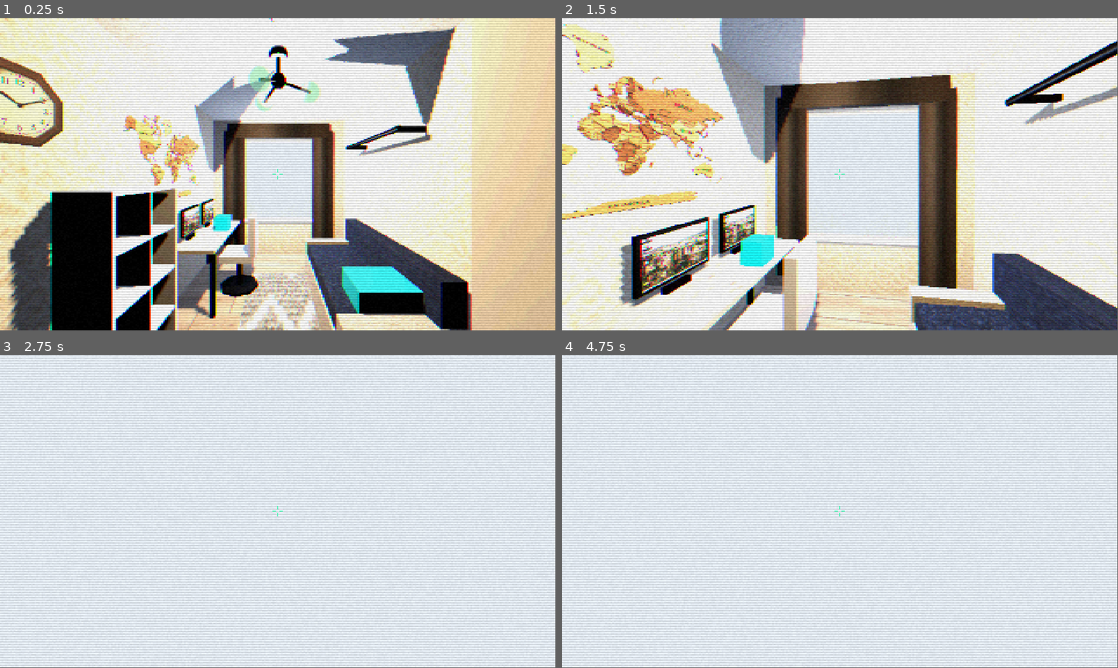
Above: before the commit, frames 1-4 (two rows, left to right).
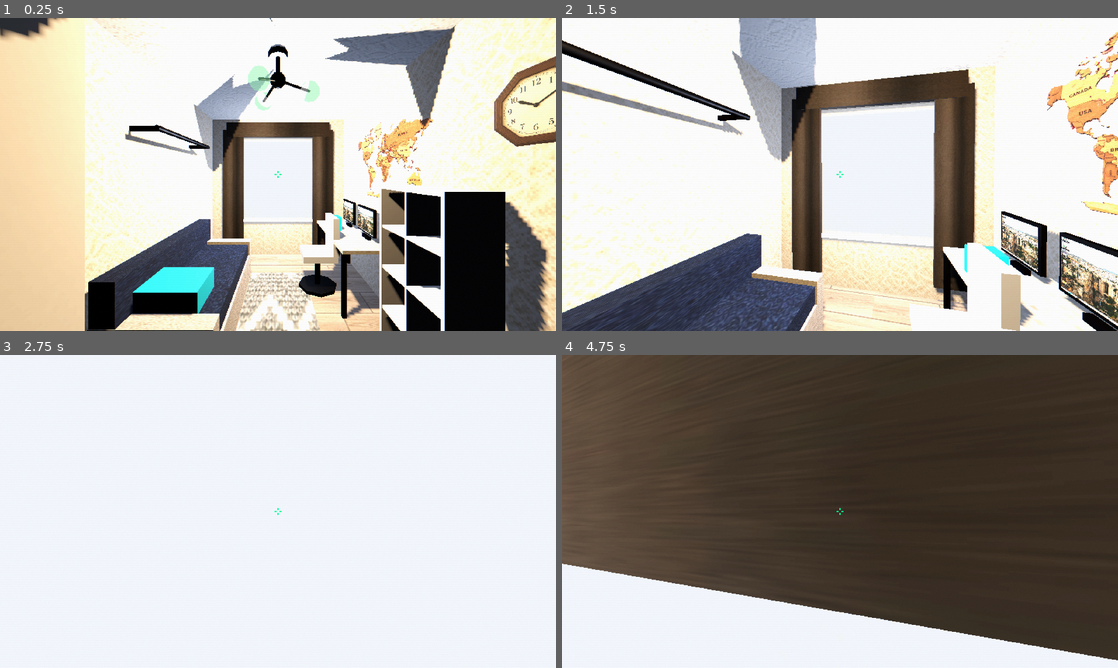
Above: after the commit, the same moments.

Repository: Dauntess-Alexandro/Room45
Game: Godot game, scene res://main.tscn
The game is run twice, just before and just after one commit, with the same random seed, the same clock (stepped at 60 frames per second) and the same inputs.
Inputs (mouse positions are in pixels of both pictures, inside the frame that each line leads up to):
- Up to frame 1 (0.25 s): no input
- Up to frame 2 (1.5 s): tap Enter at 0.5 s; move the mouse to (867, 171) at 0.52 s; hold Ctrl (crouch) 0.53-1.28 s; hold W (move_forward) from 0.53 s (still down); tap Space (jump) at 0.77 s; move the mouse to (812, 174) at 1.27 s; tap E (interact) at 1.35 s
- Up to frame 3 (2.75 s): keep holding W (move_forward); tap Space (jump) at 1.52 s; move the mouse to (289, 505) at 2.02 s; hold Shift (sprint) from 2.03 s (still down)
- Up to frame 4 (4.75 s): keep holding W (move_forward); tap Space (jump) at 2.75, 3.02, 3.77, 4.52 s; move the mouse to (834, 514) at 2.77 s; release Shift (sprint) at 2.78 s; tap Ctrl (crouch) at 2.85 s; move the mouse to (878, 514) at 3.52 s; tap E (interact) at 3.6 s; move the mouse to (795, 508) at 4.27 s; tap Shift (sprint) at 4.35 s
In our replay, the window is 799x449 before the commit and 800x450 after it. These sizes can differ from the game's own. Grey fills any space a smaller window leaves; there, only what the larger window draws over its background counts as a difference.

The runs differ from the first frame. In frame 1, 68% of the frame differs, in the area x 0-100%, y 0-100%; in frame 2, 65%; in frame 3, 41%; in frame 4, 89%.

Commit message:
Refactor furniture layout and update materials for a softer retro aesthetic. Adjusted texture filtering to linear for improved visual quality and modified furniture positions to better match real-world counterparts. Enhanced shader parameters for a more refined retro effect.

Diff:
--- a/furniture.gd
+++ b/furniture.gd
@@ -37,7 +37,7 @@
 func _tex(path: String, scale := Vector3.ONE, rough := 1.0) -> StandardMaterial3D:
 	var m := StandardMaterial3D.new()
 	m.albedo_texture = load(path)
-	m.texture_filter = BaseMaterial3D.TEXTURE_FILTER_NEAREST   # crisp PS1 pixels
+	m.texture_filter = BaseMaterial3D.TEXTURE_FILTER_LINEAR    # soft retro, not crunchy nearest
 	m.roughness = rough
 	m.metallic = 0.0
 	m.uv1_scale = scale
@@ -47,7 +47,7 @@
 func _col(color: Color, rough := 0.8, metallic := 0.0) -> StandardMaterial3D:
 	var m := StandardMaterial3D.new()
 	m.albedo_color = color
-	m.texture_filter = BaseMaterial3D.TEXTURE_FILTER_NEAREST
+	m.texture_filter = BaseMaterial3D.TEXTURE_FILTER_LINEAR
 	m.roughness = rough
 	m.metallic = metallic
 	return m
@@ -149,7 +149,7 @@
 	mi.mesh = qm
 	var m := StandardMaterial3D.new()
 	m.albedo_texture = load(path)
-	m.texture_filter = BaseMaterial3D.TEXTURE_FILTER_NEAREST
+	m.texture_filter = BaseMaterial3D.TEXTURE_FILTER_LINEAR
 	m.transparency = BaseMaterial3D.TRANSPARENCY_ALPHA_SCISSOR
 	m.alpha_scissor_threshold = 0.5
 	m.cull_mode = BaseMaterial3D.CULL_DISABLED
@@ -199,7 +199,7 @@
 	var desk := Node3D.new()
 	desk.name = "Desk"
 	add_child(desk)
-	var cx := -HALF_W + 0.30   # against the west wall
+	var cx := HALF_W - 0.30    # desk on the east wall (matches the real room)
 	var cz := -1.20            # near the window end
 	# Top.
 	_box(desk, Vector3(0.6, 0.04, 1.5), Vector3(cx, 0.74, cz), _mats["counter"], "Top")
@@ -212,14 +212,14 @@
 
 
 func _build_monitors(parent: Node3D, cx: float, cz: float) -> void:
-	# Two monitors on the desk, screens facing +X (toward the chair).
+	# Two monitors on the desk, screens facing -X (toward the chair).
 	for mz in [cz - 0.35, cz + 0.30]:
-		var px := cx - 0.16
+		var px := cx + 0.16
 		# Stand + bezel.
 		_box(parent, Vector3(0.04, 0.04, 0.18), Vector3(px, 0.78, mz), _mats["metal"], "MonStand")
 		_box(parent, Vector3(0.03, 0.34, 0.5), Vector3(px, 1.0, mz), _mats["metal"], "MonBezel")
-		# Glowing screen quad on the +X face (emissive screen material).
-		var scr := _decal(parent, "res://tex_monitor.jpg", Vector2(0.46, 0.30), Vector3(px + 0.02, 1.0, mz), Vector3(0, 90, 0), "Screen")
+		# Glowing screen quad on the -X face (emissive screen material).
+		var scr := _decal(parent, "res://tex_monitor.jpg", Vector2(0.46, 0.30), Vector3(px - 0.02, 1.0, mz), Vector3(0, -90, 0), "Screen")
 		scr.material_override = _mats["screen"]
 
 
@@ -227,7 +227,7 @@
 	var chair := Node3D.new()
 	chair.name = "Chair"
 	add_child(chair)
-	var cx := -0.55
+	var cx := 0.55
 	var cz := -1.05
 	_box(chair, Vector3(0.45, 0.08, 0.45), Vector3(cx, 0.5, cz), _mats["chair"], "Seat")
 	_box(chair, Vector3(0.08, 0.5, 0.45), Vector3(cx + 0.20, 0.78, cz), _mats["chair"], "Back")
@@ -236,11 +236,11 @@
 
 
 func _build_shelf() -> void:
-	# White cube shelf (Kallax-style), west wall, between desk and door end.
+	# White cube shelf (Kallax-style), east wall, between desk and door end.
 	var shelf := Node3D.new()
 	shelf.name = "Shelf"
 	add_child(shelf)
-	var cx := -HALF_W + 0.175
+	var cx := HALF_W - 0.175
 	var cz := 0.25
 	var t := 0.03
 	var mat: Material = _mats["shelf"]
@@ -249,7 +249,7 @@
 	_box(shelf, Vector3(0.35, t, 0.75), Vector3(cx, 1.485, cz), mat, "Top")
 	_box(shelf, Vector3(0.35, 1.5, t), Vector3(cx, 0.75, cz - 0.36), mat, "SideA")
 	_box(shelf, Vector3(0.35, 1.5, t), Vector3(cx, 0.75, cz + 0.36), mat, "SideB")
-	_box(shelf, Vector3(0.04, 1.5, 0.75), Vector3(cx - 0.155, 0.75, cz), mat, "Back")
+	_box(shelf, Vector3(0.04, 1.5, 0.75), Vector3(cx + 0.155, 0.75, cz), mat, "Back")
 	# Internal grid -> 2 columns x 4 rows of cubbies.
 	_box(shelf, Vector3(0.33, 1.5, t), Vector3(cx, 0.75, cz), mat, "Divider")
 	for y in [0.375, 0.75, 1.125]:
@@ -258,30 +258,30 @@
 
 
 func _build_wardrobe() -> void:
-	# Tall cream wardrobe, east wall near the door corner.
+	# Tall cream wardrobe, west wall near the door corner.
 	var w := Node3D.new()
 	w.name = "Wardrobe"
 	add_child(w)
-	var cx := HALF_W - 0.275
+	var cx := -HALF_W + 0.275
 	var cz := 1.50
 	_box(w, Vector3(0.55, 2.3, 1.0), Vector3(cx, 1.15, cz), _mats["wardrobe"], "Body")
 	# Door seam + two handles.
 	_box(w, Vector3(0.56, 2.3, 0.02), Vector3(cx, 1.15, cz), _mats["metal"], "Seam")
-	_box(w, Vector3(0.04, 0.18, 0.03), Vector3(cx - 0.28, 1.2, cz - 0.06), _mats["metal"], "HandleA")
-	_box(w, Vector3(0.04, 0.18, 0.03), Vector3(cx - 0.28, 1.2, cz + 0.06), _mats["metal"], "HandleB")
+	_box(w, Vector3(0.04, 0.18, 0.03), Vector3(cx + 0.28, 1.2, cz - 0.06), _mats["metal"], "HandleA")
+	_box(w, Vector3(0.04, 0.18, 0.03), Vector3(cx + 0.28, 1.2, cz + 0.06), _mats["metal"], "HandleB")
 	_collider(w, Vector3(0.55, 2.3, 1.0), Vector3(cx, 1.15, cz), "WardrobeBody")
 
 
 func _build_sofa() -> void:
-	# Blue day-bed / sofa, east wall.
+	# Blue day-bed / sofa, west wall.
 	var s := Node3D.new()
 	s.name = "Sofa"
 	add_child(s)
-	var cx := HALF_W - 0.45
+	var cx := -HALF_W + 0.45
 	var cz := -0.55
 	_box(s, Vector3(0.85, 0.35, 1.95), Vector3(cx, 0.175, cz), _mats["sofa_beige"], "Base")
 	_box(s, Vector3(0.8, 0.16, 1.9), Vector3(cx, 0.43, cz), _mats["sofa_navy"], "Seat")
-	_box(s, Vector3(0.18, 0.55, 1.95), Vector3(cx + 0.33, 0.6, cz), _mats["sofa_navy"], "Back")
+	_box(s, Vector3(0.18, 0.55, 1.95), Vector3(cx - 0.33, 0.6, cz), _mats["sofa_navy"], "Back")
 	# Arms at both ends.
 	for az in [cz - 0.9, cz + 0.9]:
 		_box(s, Vector3(0.85, 0.45, 0.16), Vector3(cx, 0.33, az), _mats["sofa_beige"], "Arm")
@@ -291,14 +291,14 @@
 
 
 func _build_pullup_bar() -> void:
-	# Black wall-mounted pull-up bar above the sofa (east wall).
+	# Black wall-mounted pull-up bar above the sofa (west wall).
 	var bar := Node3D.new()
 	bar.name = "PullUpBar"
 	add_child(bar)
-	var wall_x := HALF_W - 0.01
+	var wall_x := -HALF_W + 0.01
 	for bz in [-1.2, 0.0]:
-		_box(bar, Vector3(0.28, 0.04, 0.04), Vector3(wall_x - 0.14, 2.0, bz), _mats["metal"], "Bracket")
-	_rod(bar, Vector3(wall_x - 0.26, 2.0, -1.25), Vector3(wall_x - 0.26, 2.0, 0.05), 0.025, _mats["metal"], "Bar")
+		_box(bar, Vector3(0.28, 0.04, 0.04), Vector3(wall_x + 0.14, 2.0, bz), _mats["metal"], "Bracket")
+	_rod(bar, Vector3(wall_x + 0.26, 2.0, -1.25), Vector3(wall_x + 0.26, 2.0, 0.05), 0.025, _mats["metal"], "Bar")
 
 
 func _build_window() -> void:
@@ -335,8 +335,8 @@
 
 
 func _build_decals() -> void:
-	# Wall art on the west wall (faces +X into the room).
-	var x := -HALF_W + 0.015
-	_decal(self, "res://decal_worldmap.png", Vector2(1.6, 0.95), Vector3(x, 1.78, -0.7), Vector3(0, 90, 0), "WorldMap")
-	_decal(self, "res://decal_clock.png", Vector2(0.4, 0.4), Vector3(x, 1.95, 0.78), Vector3(0, 90, 0), "Clock")
-	_decal(self, "res://decal_frames.png", Vector2(0.62, 0.5), Vector3(x, 1.68, 1.35), Vector3(0, 90, 0), "Frames")
+	# Wall art on the east wall above the desk (faces -X into the room).
+	var x := HALF_W - 0.015
+	_decal(self, "res://decal_worldmap.png", Vector2(1.6, 0.95), Vector3(x, 1.78, -0.7), Vector3(0, -90, 0), "WorldMap")
+	_decal(self, "res://decal_clock.png", Vector2(0.4, 0.4), Vector3(x, 1.95, 0.78), Vector3(0, -90, 0), "Clock")
+	_decal(self, "res://decal_frames.png", Vector2(0.62, 0.5), Vector3(x, 1.68, 1.35), Vector3(0, -90, 0), "Frames")
--- a/main.tscn
+++ b/main.tscn
@@ -13,7 +13,7 @@
 
 [sub_resource type="StandardMaterial3D" id="WallMat"]
 albedo_texture = ExtResource("4_wall")
-texture_filter = 0
+texture_filter = 1
 roughness = 1.0
 metallic = 0.0
 uv1_triplanar = true
@@ -22,7 +22,7 @@
 
 [sub_resource type="StandardMaterial3D" id="FloorMat"]
 albedo_texture = ExtResource("5_floor")
-texture_filter = 0
+texture_filter = 1
 roughness = 1.0
 metallic = 0.0
 uv1_triplanar = true
@@ -31,7 +31,7 @@
 
 [sub_resource type="StandardMaterial3D" id="CeilingMat"]
 albedo_texture = ExtResource("6_ceil")
-texture_filter = 0
+texture_filter = 1
 roughness = 1.0
 metallic = 0.0
 uv1_triplanar = true
@@ -42,7 +42,7 @@
 
 [sub_resource type="StandardMaterial3D" id="DoorMat"]
 albedo_texture = ExtResource("7_door")
-texture_filter = 0
+texture_filter = 1
 transparency = 2
 alpha_scissor_threshold = 0.5
 cull_mode = 2
@@ -56,7 +56,7 @@
 
 [sub_resource type="StandardMaterial3D" id="SwitchMat"]
 albedo_color = Color(0.05, 0.05, 0.06, 1)
-texture_filter = 0
+texture_filter = 1
 emission_enabled = true
 emission = Color(0, 1, 0.4, 1)
 emission_energy_multiplier = 2.0
@@ -69,7 +69,7 @@
 
 [sub_resource type="StandardMaterial3D" id="PickupMat"]
 albedo_color = Color(0.04, 0.06, 0.07, 1)
-texture_filter = 0
+texture_filter = 1
 emission_enabled = true
 emission = Color(0, 0.9, 1, 1)
 emission_energy_multiplier = 2.5
@@ -84,11 +84,12 @@
 
 [sub_resource type="ShaderMaterial" id="VHSMat"]
 shader = ExtResource("8_shader")
-shader_parameter/pixel_resolution = Vector2(320, 240)
-shader_parameter/aberration = 0.0015
-shader_parameter/scanline_strength = 0.15
-shader_parameter/noise_strength = 0.05
-shader_parameter/color_levels = 32.0
+shader_parameter/pixel_resolution = Vector2(960, 540)
+shader_parameter/aberration = 0.00035
+shader_parameter/scanline_strength = 0.06
+shader_parameter/noise_strength = 0.015
+shader_parameter/color_levels = 64.0
+shader_parameter/retro_mix = 0.55
 
 [sub_resource type="Environment" id="Env"]
 background_mode = 1
@@ -188,24 +189,24 @@
 
 ; a) DOOR — textured swinging door on the south wall; hinge at node origin.
 [node name="Door" type="StaticBody3D" parent="Interactables"]
-transform = Transform3D(1, 0, 0, 0, 1, 0, 0, 0, 1, -0.42, 0, 2.27)
+transform = Transform3D(1, 0, 0, 0, 1, 0, 0, 0, 1, 0.42, 0, 2.27)
 script = ExtResource("2_inter")
 kind = 0
 prompt_text = "OPEN / CLOSE DOOR"
-door_open_angle = 95.0
+door_open_angle = -95.0
 
 [node name="Mesh" type="MeshInstance3D" parent="Interactables/Door"]
-transform = Transform3D(1, 0, 0, 0, 1, 0, 0, 0, 1, 0.45, 1.0, 0)
+transform = Transform3D(1, 0, 0, 0, 1, 0, 0, 0, 1, -0.45, 1.0, 0)
 mesh = SubResource("DoorMesh")
 material_override = SubResource("DoorMat")
 
 [node name="Collision" type="CollisionShape3D" parent="Interactables/Door"]
-transform = Transform3D(1, 0, 0, 0, 1, 0, 0, 0, 1, 0.45, 1.0, 0)
+transform = Transform3D(1, 0, 0, 0, 1, 0, 0, 0, 1, -0.45, 1.0, 0)
 shape = SubResource("DoorShape")
 
 ; b) LIGHT SWITCH — west wall by the door, toggles the CeilingLamp.
 [node name="LightSwitch" type="StaticBody3D" parent="Interactables"]
-transform = Transform3D(1, 0, 0, 0, 1, 0, 0, 0, 1, -1.28, 1.3, 2.0)
+transform = Transform3D(1, 0, 0, 0, 1, 0, 0, 0, 1, 1.28, 1.3, 2.0)
 script = ExtResource("2_inter")
 kind = 1
 prompt_text = "TOGGLE LAMP"
@@ -220,7 +221,7 @@
 
 ; c) PICKUP — small glowing cube on the desk.
 [node name="Pickup" type="StaticBody3D" parent="Interactables"]
-transform = Transform3D(1, 0, 0, 0, 1, 0, 0, 0, 1, -0.85, 0.86, -1.35)
+transform = Transform3D(1, 0, 0, 0, 1, 0, 0, 0, 1, 0.85, 0.86, -1.35)
 script = ExtResource("2_inter")
 kind = 2
 prompt_text = "PICK UP"
--- a/project.godot
+++ b/project.godot
@@ -17,6 +17,15 @@
 config/name="Room45 - VotV Style"
 run/main_scene="res://main.tscn"
 config/features=PackedStringArray("4.6", "Forward Plus")
+
+[display]
+
+window/size/viewport_width=1920
+window/size/viewport_height=1080
+window/size/window_width_override=1920
+window/size/window_height_override=1080
+window/stretch/mode="viewport"
+window/stretch/aspect="expand"
 
 [input]
 
@@ -60,7 +69,3 @@
 "events": [Object(InputEventKey,"resource_local_to_scene":false,"resource_name":"","device":-1,"window_id":0,"alt_press …(190 unchanged characters)…
 ]
 }
-
-[rendering]
-
-textures/canvas_textures/default_texture_filter=0
--- a/retro_vhs.gdshader
+++ b/retro_vhs.gdshader
@@ -1,59 +1,49 @@
 shader_type canvas_item;
 // ----------------------------------------------------------------------------
-// PS1 / VHS screen-space post-process.
+// Soft retro post-process (Voices of the Void–style).
 //
-// Apply this to a full-screen ColorRect (with a ShaderMaterial) sitting at the
-// BOTTOM of the UI CanvasLayer. It reads the already-rendered frame via the
-// screen texture, then:
-//   1. snaps UVs to a low-resolution grid (chunky PS1 pixels),
-//   2. quantizes colours to a limited palette,
-//   3. adds horizontal chromatic aberration (VHS colour bleed),
-//   4. lays down rolling scanlines and animated grain.
-//
-// Crisp HUD elements (crosshair, prompt) are drawn ABOVE this rect, so they
-// stay sharp while the 3D world gets the retro treatment.
+// Mild downscale + light colour crunch, not heavy PS1/VHS crunch.
+// HUD drawn above this rect stays sharp.
 // ----------------------------------------------------------------------------
 
-// `filter_nearest` keeps every fetch blocky — no bilinear smoothing.
-uniform sampler2D screen_texture : hint_screen_texture, repeat_disable, filter_nearest;
+uniform sampler2D screen_texture : hint_screen_texture, repeat_disable, filter_linear;
 
-// Virtual framebuffer size. Lower = chunkier pixels. 320x240 ~ PS1.
-uniform vec2 pixel_resolution = vec2(320.0, 240.0);
+// Virtual framebuffer size. Higher = cleaner (512x288 is a good VotV-ish default).
+uniform vec2 pixel_resolution = vec2(960.0, 540.0);
 // Horizontal RGB split, in UV units.
-uniform float aberration : hint_range(0.0, 0.01) = 0.0015;
+uniform float aberration : hint_range(0.0, 0.01) = 0.00035;
 // How dark the scanline troughs get.
-uniform float scanline_strength : hint_range(0.0, 1.0) = 0.15;
-// Strength of the animated VHS grain.
-uniform float noise_strength : hint_range(0.0, 0.5) = 0.05;
-// Number of steps per colour channel (lower = more banding / retro).
-uniform float color_levels = 32.0;
+uniform float scanline_strength : hint_range(0.0, 1.0) = 0.06;
+// Strength of the animated grain.
+uniform float noise_strength : hint_range(0.0, 0.5) = 0.015;
+// Colour steps per channel (higher = smoother gradients).
+uniform float color_levels = 64.0;
+// Blend between full-res source (0) and retro-treated (1).
+uniform float retro_mix : hint_range(0.0, 1.0) = 0.55;
 
-// Cheap hash-based pseudo-random value in [0, 1).
 float rand(vec2 co) {
 	return fract(sin(dot(co, vec2(12.9898, 78.233))) * 43758.5453);
 }
 
 void fragment() {
-	// 1. Pixelation: quantize the screen UV to the virtual framebuffer grid.
-	vec2 uv = floor(SCREEN_UV * pixel_resolution) / pixel_resolution;
+	vec3 col_hi = texture(screen_texture, SCREEN_UV).rgb;
 
-	// 2. Chromatic aberration: sample R and B with a small horizontal offset.
+	// Pixel snap at reduced resolution (centre of each virtual pixel).
+	vec2 uv = (floor(SCREEN_UV * pixel_resolution) + 0.5) / pixel_resolution;
+
 	vec2 offset = vec2(aberration, 0.0);
-	vec3 col;
-	col.r = texture(screen_texture, uv + offset).r;
-	col.g = texture(screen_texture, uv).g;
-	col.b = texture(screen_texture, uv - offset).b;
+	vec3 col_lo;
+	col_lo.r = texture(screen_texture, uv + offset).r;
+	col_lo.g = texture(screen_texture, uv).g;
+	col_lo.b = texture(screen_texture, uv - offset).b;
+	col_lo = floor(col_lo * color_levels) / color_levels;
 
-	// 3. Colour quantization for that limited-palette, low-bit look.
-	col = floor(col * color_levels) / color_levels;
+	float scan = 0.5 + 0.5 * sin(SCREEN_UV.y * pixel_resolution.y * 3.14159265);
+	col_lo *= 1.0 - scanline_strength * scan;
 
-	// 4. Scanlines based on the true (un-pixelated) vertical position.
-	float scan = 0.5 + 0.5 * sin(SCREEN_UV.y * pixel_resolution.y * 3.14159265);
-	col *= 1.0 - scanline_strength * scan;
+	float n = rand(uv + vec2(TIME * 0.08, TIME * 0.11));
+	col_lo += (n - 0.5) * noise_strength;
 
-	// 5. Animated grain.
-	float n = rand(uv + vec2(TIME * 0.10, TIME * 0.13));
-	col += (n - 0.5) * noise_strength;
-
+	vec3 col = mix(col_hi, col_lo, retro_mix);
 	COLOR = vec4(clamp(col, 0.0, 1.0), 1.0);
 }
